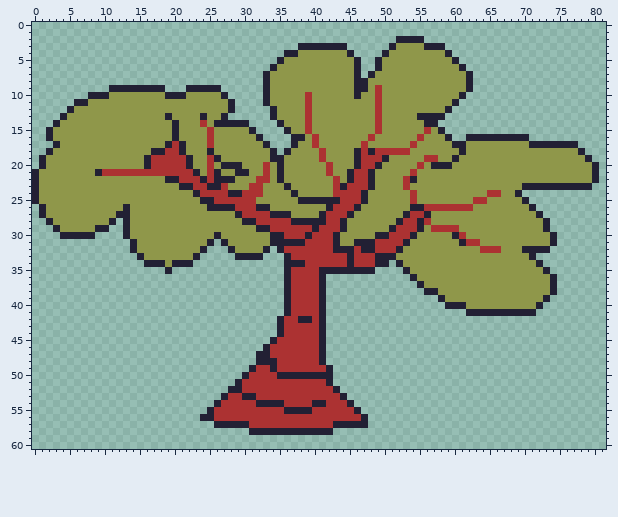
Edited in one commit: pixel-art file (gobbleup/source/Sprites/tree.aseprite). Above is the file before it was changed.
82x61 pixels, 1 frame.
After:
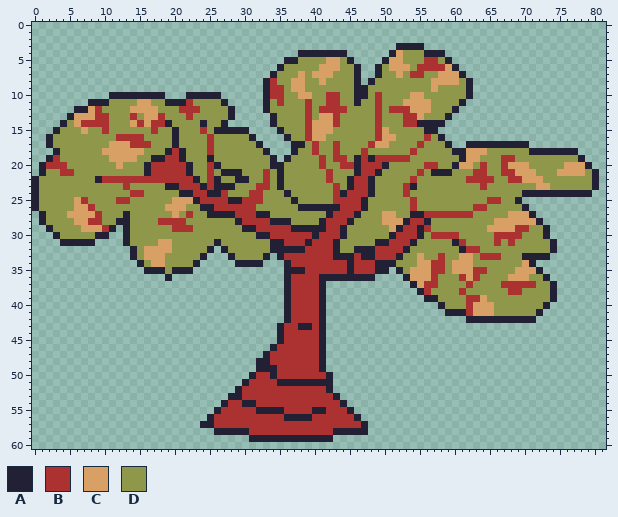
Palette (. is transparent): A #222034  B #ac3232  C #d9a066  D #8f974a
Edits made:
y 2: x 52..55 AAAA -> ....
y 3: x 38..44 AAAAAAA -> .......; x 51..58 ADDDDAAA -> .AAAA...
y 4: x 36..45 AADDDDDDDA -> ..AAAAAAA.; x 50..52 ADD -> .AC; x 56..59 DDDA -> AAA.
y 5: x 35..37 ADD -> .AA; x 42..43 DD -> CC; x 45..46 DA -> A.; x 49..52 ADDD -> .ACC; x 56..57 DD -> BB; x 59..60 DA -> A.
y 6: x 34..35 AD -> .A; x 41..43 DDD -> CCC; x 51..53 DDD -> CCC; x 55..61 DDDDDDA -> BBBBCA.
y 7: x 33..34 AD -> .A; x 38 D -> C; x 40..42 DDD -> CCC; x 48..49 AD -> .A; x 52 D -> C; x 54..55 DD -> BB; x 58..62 DDDDA -> CCCA.
y 8: x 34 D -> B; x 37..38 DD -> CC; x 41 D -> C; x 47..48 AD -> .A; x 57..60 DDDD -> CCCC
y 9: x 11..18 AAAAAAAA -> ........; x 22..26 AAAAA -> .....; x 34..35 DD -> BB; x 37..38 DD -> CC; x 49 B -> D; x 57 D -> C
y 10: x 8..27 AAADDDDDDDDAAADDDDDA -> ...AAAAAAAA...AAAAA.; x 34..35 DD -> BB; x 38..39 DB -> CC; x 42..43 DD -> BB; x 47 D -> A; x 54..55 DD -> CC; x 61..62 A. -> DA
y 11: x 6..10 AADDD -> ..AAA; x 15..16 DD -> CC; x 19..22 DDDD -> AAAB; x 27..28 DA -> A.; x 35 D -> B; x 42..43 DD -> BB; x 46 D -> A; x 53..56 DDDD -> CCCC; x 60..61 A. -> DA
y 12: x 5..9 ADDDD -> .AACB; x 14..17 DDDD -> CCCC; x 21..23 DDD -> BBB; x 33..34 .A -> AD; x 41..44 DDDD -> BBBB; x 51..56 DDDDDD -> BBBCCC; x 59..60 A. -> DA
y 13: x 4..10 ADDDDDD -> .ACCCBB; x 14 D -> B; x 16..19 DDDA -> CCBD; x 22 D -> B; x 24 A -> D; x 27..28 A. -> DA; x 41..43 DDD -> CCB; x 53..59 DDAAAA. -> BBCDDDA
y 14: x 3..4 AD -> .A; x 6..10 DDDDD -> CBBBB; x 14..20 DDDDDDA -> CBCBBAD; x 24 B -> A; x 26 A -> D; x 28..30 AAA -> ...; x 34..35 .A -> AD; x 40..43 DDDD -> CCCB; x 53..55 DDD -> BBA; x 58 . -> A
y 15: x 2..3 AD -> .A; x 7 D -> C; x 10 D -> B; x 17 D -> B; x 24..31 DBDDDDDA -> BDAAAAA.; x 35..36 .A -> AD; x 40..42 DDD -> CCC; x 50 D -> C; x 56..58 BDA -> AA.
y 16: x 12..15 DDDD -> BBBB; x 31..32 DA -> A.; x 36..41 .AADBD -> ADDBCC; x 48..51 BDDD -> DBCC; x 55..56 BD -> DB; x 58..59 DA -> A.; x 62..70 AAAAAAAAA -> .........
y 17: x 2..3 .A -> AD; x 11..16 DDDDDD -> CCCBBB; x 19..21 ABA -> DAD; x 32..33 DA -> A.; x 38 D -> A; x 43 D -> B; x 47..50 BDDD -> DBCC; x 54..55 BD -> DB; x 59..77 DAADDDDDDDDDAAAAAAA -> A..AAAAAAAAA.......
y 18: x 2..3 AD -> .A; x 10..15 DDDDDD -> CCCCCC; x 17..19 AAB -> DDA; x 25 A -> B; x 33..34 DA -> A.; x 36..37 AD -> .A; x 40..41 DB -> BD; x 43 D -> B; x 46 A -> D; x 48..54 ABBBBBD -> DDDDDDB; x 60 D -> A; x 62..64 DDD -> CCC; x 71..78 DDDDDDDA -> AAAAAAA.
y 19: x 1..3 ADD -> .AB; x 11..14 DDDD -> CCCC; x 16..18 ABB -> DAA; x 21..22 BA -> AD; x 25..26 BA -> AD; x 35..36 AD -> .A; x 43..44 DD -> BB; x 48 B -> A; x 50..53 ADDD -> BBBB; x 56..57 BB -> DD; x 60..63 ADDD -> DACC; x 67..68 DD -> BB; x 78..79 DA -> A.
y 20: x 2..4 DDD -> BBB; x 12 D -> C; x 26..29 DAAA -> ADDD; x 33..34 BD -> DA; x 41..42 DB -> BD; x 44..45 DD -> BB; x 49..50 AD -> BA; x 55..62 BDAAADDD -> DBBDDACC; x 64 D -> B; x 67..70 DDDD -> BCCC; x 76..80 DDDDA -> CCCA.
y 21: x 0..1 AD -> .A; x 4..5 DD -> BB; x 9..16 ABBBBBBB -> DDDDDDDA; x 22..23 BA -> AD; x 26..28 ADD -> DAA; x 30 A -> D; x 45..46 AB -> DA; x 48..49 AD -> BA; x 54..55 BD -> DB; x 57..59 DDD -> AAA; x 63..64 DD -> BB; x 67..71 DDDDD -> BBCCC; x 75..78 DDDD -> CCCC
y 22: x 9..20 DDDDDDDDDDAA -> ABBBBBBBBBBB; x 23..24 BA -> AD; x 27..30 AADD -> DDAA; x 32 B -> D; x 42..43 DB -> BD; x 53..54 BA -> DB; x 62..65 DDDD -> BBBB; x 68..72 DDDDD -> BBCCC
y 23: x 13 D -> B; x 19..22 DDAA -> AABB; x 24..25 BA -> AB; x 27..28 BD -> AA; x 31 B -> D; x 33 D -> B; x 35..36 DA -> AD; x 44..45 AB -> DA; x 54 D -> A; x 64 D -> B; x 70..80 AAAAAAAAAA. -> DDCCDDDDDDA
y 24: x 14..15 DD -> BB; x 21..23 DDA -> AAB; x 25..26 BB -> AA; x 28..30 AAB -> DDD; x 36..37 DA -> AD; x 44 B -> A; x 47..48 AD -> BA; x 53..54 DB -> BD; x 65..66 BB -> DD; x 69..79 A.......... -> DAAAAAAAAAA
y 25: x 6..7 DD -> CB; x 12..13 DD -> BB; x 20..25 DDDDAA -> CCCABB; x 28..29 BB -> AA; x 32 D -> B; x 37..43 DAAAAAA -> ADDDDDB; x 63..66 BBDD -> DDBB; x 69..70 DA -> A.
y 26: x 0..1 .A -> AD; x 6..8 DDD -> CCB; x 13 A -> D; x 19..21 DDD -> CCC; x 24 D -> A; x 26..28 AAA -> BBB; x 32..33 AA -> DD; x 38..41 DDDD -> AAAA; x 43 B -> A; x 46..47 AD -> BA; x 54..64 AABBBBBBBDD -> BDDDDDDDDBB; x 70..71 DA -> A.
y 27: x 5..9 DDDDD -> CCCCB; x 12 A -> D; x 20 D -> C; x 22 D -> B; x 25..29 DDDDA -> AAAAB; x 32..36 BBAAA -> AADDD; x 41..42 AB -> DA; x 45..46 AD -> BA; x 50..51 DD -> CC; x 53..62 ABBADDDDDD -> DAABBBBBBB; x 68..72 DDDDA -> CCCA.
y 28: x 1..2 .A -> AD; x 6..9 DDDD -> CCBB; x 11..12 A. -> DA; x 18..21 DDDD -> BBBB; x 29..31 DAA -> ABB; x 34..40 BBBAAAA -> AAADDDD; x 44..45 AD -> BA; x 50..53 DDAB -> CCCA; x 55..56 AB -> BA; x 66..73 DDDDDDDA -> CCCCCCA.
y 29: x 2..3 .A -> AD; x 7..11 DDAA. -> CCCBA; x 20..22 DDD -> BBB; x 30..33 DDAA -> AABB; x 37..39 BBB -> AAA; x 41 B -> A; x 51..52 AB -> CA; x 56..60 DBBBB -> BDDDD; x 65..70 DDDDDD -> CCCCBB
y 30: x 3..10 .AAAAA.. -> ADDDDDAA; x 26 A -> D; x 32..35 DDAA -> AABB; x 39..40 AB -> BA; x 43..44 AD -> BA; x 49..51 AAB -> DDA; x 54..55 AD -> BA; x 57..61 DDDAB -> BBBBD; x 66..69 DDDD -> BBBB; x 73..74 DA -> A.
y 31: x 4..8 ..... -> AAAAA; x 13..14 .A -> AD; x 18..19 DD -> CC; x 25..27 A.A -> DAD; x 36..39 AAAB -> BBBA; x 46..50 AAABB -> DDDAA; x 53..54 AD -> BA; x 60..63 DABB -> ABDD; x 66 D -> B; x 68 D -> B
y 32: x 16..19 DDDD -> CCCC; x 24..25 A. -> DA; x 27..28 .A -> AD; x 33..34 A. -> DA; x 36..38 BBB -> AAA; x 44..46 AAB -> DDA; x 52..53 AD -> BA; x 61..66 DDDBBB -> ABBDDD; x 70..74 AAAA. -> DDDDA
y 33: x 14..18 .ADDD -> ADCCC; x 23..24 A. -> DA; x 28..33 .AAAA. -> ADDDDA; x 35..36 .A -> AB; x 43..44 BB -> AA; x 47..52 BBAAAD -> AABBBA; x 55 D -> C; x 58 D -> B; x 61..62 DD -> CC; x 64..66 DDD -> BBB; x 70 D -> A; x 72..73 .. -> AA
y 34: x 15..18 .AAA -> ADCC; x 20..23 AAA. -> DDDA; x 29..32 .... -> AAAA; x 37..38 AA -> BB; x 51..52 .A -> AD; x 55..58 DDDD -> CCBB; x 60..62 DDD -> CCC; x 70..72 DDA -> CA.
y 35: x 16..22 ...A... -> AAADAAA; x 37..38 BB -> AA; x 41..44 AAAA -> BBBB; x 46..50 AAA.. -> BBBAA; x 52..58 .ADDDDD -> ADCCCBB; x 60..64 DDDDD -> CCCBB; x 69..73 DDDDA -> CCCA.
y 36: x 19 . -> A; x 42..48 ....... -> AAAAAAA; x 53..57 .ADDD -> ACCCB; x 61..63 DDD -> BCB; x 68..70 DDD -> CCC; x 73..74 DA -> A.
y 37: x 54..57 .ADD -> ACBB; x 62 D -> B; x 67..71 DDDDD -> BBBBB
y 38: x 55..57 .AA -> ABD; x 61 D -> B; x 68..69 DD -> BB
y 39: x 56..58 ..A -> AAD; x 62..64 DDD -> BBC; x 73..74 A. -> DA
y 40: x 58..65 .AAADDDD -> ADDDBCCC; x 72..73 A. -> DA
y 41: x 59..72 ...AAAAAAAAAA. -> AAABCCCDDDDDDA
y 42: x 35..36 AB -> .A; x 38..39 AA -> BB; x 62..71 .......... -> AAAAAAAAAA
y 43: x 38..39 BB -> AA
y 45: x 34..35 AB -> .A
y 46: x 33..34 AB -> .A
y 47: x 32 A -> .
y 48: x 34 A -> B
y 49: x 31..33 ABB -> .AA; x 41..42 BA -> A.
y 50: x 30..31 AB -> .A; x 34..41 BAAAAAAA -> ABBBBBBB
y 51: x 29..30 AB -> .A; x 35..41 BBBBBBB -> AAAAAAA
y 52: x 28 A -> .; x 42..43 BA -> A.
y 53: x 27..31 ABBAA -> .AABB; x 43..44 BA -> A.
y 54: x 26..27 AB -> .A; x 30..35 BBAAAA -> AABBBB; x 40..41 AA -> BB; x 44..45 BA -> A.
y 55: x 25..26 AB -> .A; x 32..41 BBBBAAAABB -> AAAABBBBAA; x 45..46 BA -> A.
y 56: x 24 A -> .; x 36..39 BBBB -> AAAA; x 46..47 BA -> A.
y 57: x 24..30 ..AAAAA -> AABBBBB; x 43..46 AAAA -> BBBB
y 58: x 26..47 .....AAAAAAAAAAAA..... -> AAAAABBBBBBBBBBBBAAAAA
y 59: x 31..42 ............ -> AAAAAAAAAAAA
Pixel boxes of the changes (left, top, right, bottom) in both pictures:
changed: (32, 36, 599, 442)
